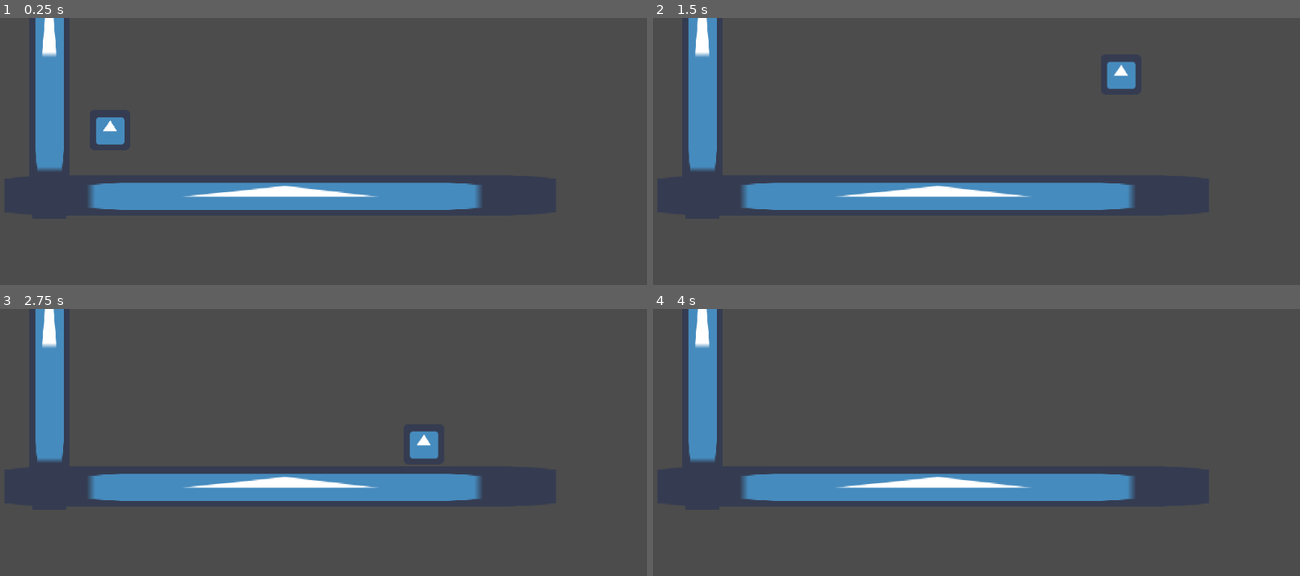
Above: before the commit, frames 1-4 (two rows, left to right).
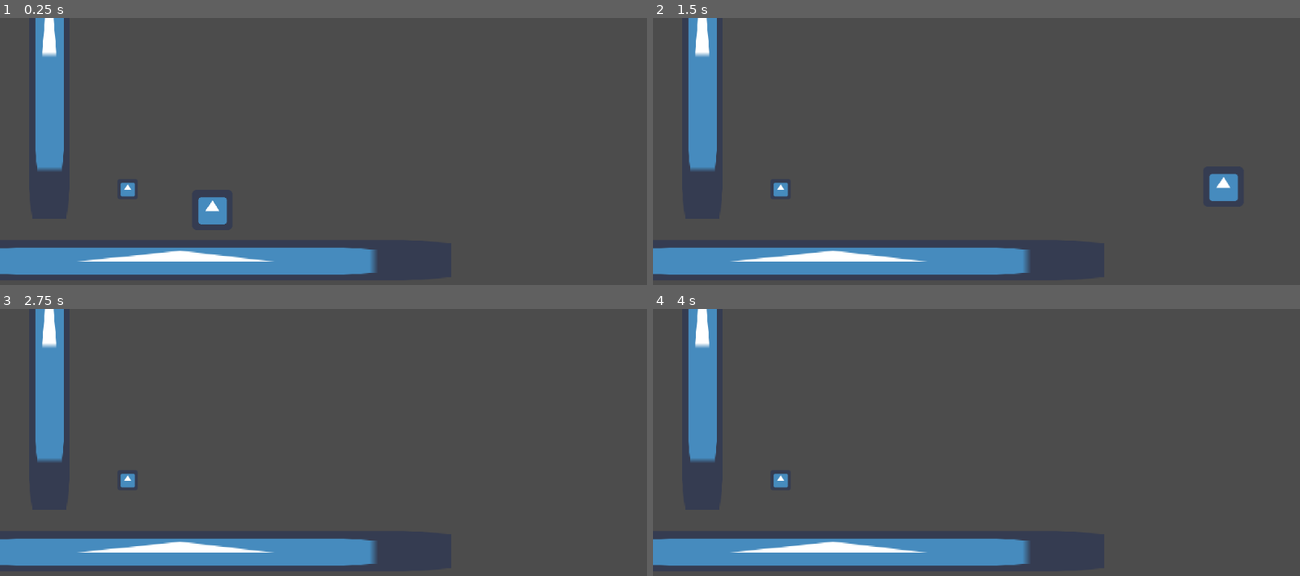
Above: after the commit, the same moments.

Repository: ko-redtruck/arctic-nightmare
Game: Godot game, scene res://TestWorld.tscn
Two runs of this game, one before a commit and one after it. Both use one fixed random seed, a clock stepped at 60 frames per second and the inputs below. The engine's default icon, where the game draws it, is replaced by a stand-in: a white triangle on a blue panel in a dark square.
Inputs:
- Up to frame 1 (0.25 s): no input
- Up to frame 2 (1.5 s): hold D (ui_right) from 0.53 s (still down); tap E (ui_pickup, bound only after the commit) at 0.6, 1.35 s; tap Up (ui_up) at 0.77 s
- Up to frame 3 (2.75 s): tap Up (ui_up) at 1.52 s; release D (ui_right) at 2.03 s; hold A (ui_left) from 2.03 s (still down); tap E (ui_pickup, bound only after the commit) at 2.1 s
- Up to frame 4 (4 s): release A (ui_left) at 2.78 s; hold D (ui_right) from 2.78 s (still down); tap E (ui_pickup, bound only after the commit) at 2.85, 3.6 s; tap Up (ui_up) at 3.02, 3.77 s

The runs differ from the first frame. In frame 1, 13% of the frame differs, in the area x 0-75%, y 37-97%; in frame 2, 13%, in the area x 0-91%, y 16-97%; in frame 3, 12%; in frame 4, 12%.

Commit message:
Add test item

Diff:
--- a/Player2D.gd
+++ b/Player2D.gd
@@ -23,8 +23,13 @@
 	velocity.y += GRAVITY * delta
 	#Vecotor2(0, -1) is telling Godot the up direction
 	move_and_slide(velocity, Vector2(0, -1))
-	print(is_on_floor(), is_on_wall(), is_on_ceiling())
+
 	if is_on_floor():
 		velocity.y = 0
 	if (is_on_floor() or is_on_wall()) and Input.is_action_just_pressed("ui_up"):
 		velocity.y += -JUMP_SPEED
+
+	if Input.is_action_just_pressed("ui_pickup"):
+		for node in $PickupArea.get_overlapping_bodies():
+			if node.is_in_group("Items"):
+				print(node)
--- a/TestWorld.tscn
+++ b/TestWorld.tscn
@@ -1,11 +1,17 @@
-[gd_scene load_steps=6 format=2]
+[gd_scene load_steps=8 format=2]
 
 [ext_resource path="res://Player2D.gd" type="Script" id=1]
 [ext_resource path="res://icon.png" type="Texture" id=2]
 
+[sub_resource type="CircleShape2D" id=5]
+radius = 35.7771
+
 [sub_resource type="CapsuleShape2D" id=2]
 radius = 30.0
 height = 0.0
+
+[sub_resource type="CircleShape2D" id=6]
+radius = 262.069
 
 [sub_resource type="RectangleShape2D" id=1]
 extents = Vector2( 445.5, 28.75 )
@@ -15,9 +21,25 @@
 
 [node name="TestWorld" type="Node2D"]
 
+[node name="Item" type="StaticBody2D" parent="." groups=["Items"]]
+position = Vector2( 202, 272 )
+scale = Vector2( 0.5, 0.5 )
+
+[node name="Sprite" type="Sprite" parent="Item"]
+texture = ExtResource( 2 )
+__meta__ = {
+"_edit_lock_": true
+}
+
+[node name="CollisionShape2D" type="CollisionShape2D" parent="Item"]
+position = Vector2( 26, -98 )
+shape = SubResource( 5 )
+
 [node name="Player2D" type="KinematicBody2D" parent="."]
+position = Vector2( 162, 117 )
 script = ExtResource( 1 )
 WALK_SPEED = 400
+GRAVITY = 600
 
 [node name="Sprite" type="Sprite" parent="Player2D"]
 position = Vector2( 174, 168 )
@@ -27,7 +49,19 @@
 position = Vector2( 174, 167 )
 shape = SubResource( 2 )
 
+[node name="PickupArea" type="Area2D" parent="Player2D"]
+position = Vector2( 173, 171 )
+scale = Vector2( 0.5, 0.5 )
+
+[node name="CollisionShape2D" type="CollisionShape2D" parent="Player2D/PickupArea"]
+position = Vector2( 4, -4 )
+shape = SubResource( 6 )
+__meta__ = {
+"_edit_lock_": true
+}
+
 [node name="StaticBody2D" type="StaticBody2D" parent="."]
+position = Vector2( -166, 103 )
 
 [node name="CollisionShape2D" type="CollisionShape2D" parent="StaticBody2D"]
 position = Vector2( 434, 282.25 )
@@ -56,3 +90,5 @@
 __meta__ = {
 "_edit_lock_": true
 }
+
+[connection signal="tree_entered" from="Player2D/CollisionShape2D" to="Player2D" method="_on_CollisionShape2D_tree_entered"]
--- a/project.godot
+++ b/project.godot
@@ -36,6 +36,11 @@
 , Object(InputEventKey,"resource_local_to_scene":false,"resource_name":"","device":0,"alt":false,"shift":false,"control":false,"meta":false,"command":false,"pressed":false,"scancode":0,"physical_scancode":87,"unicode":0,"echo":false,"script":null)
  ]
 }
+ui_pickup={
+"deadzone": 0.5,
+"events": [ Object(InputEventKey,"resource_local_to_scene":false,"resource_name":"","device":0,"alt":false,"shift":false,"control":false,"meta":false,"command":false,"pressed":false,"scancode":0,"physical_scancode":69,"unicode":0,"echo":false,"script":null)
+ ]
+}
 
 [physics]
 
